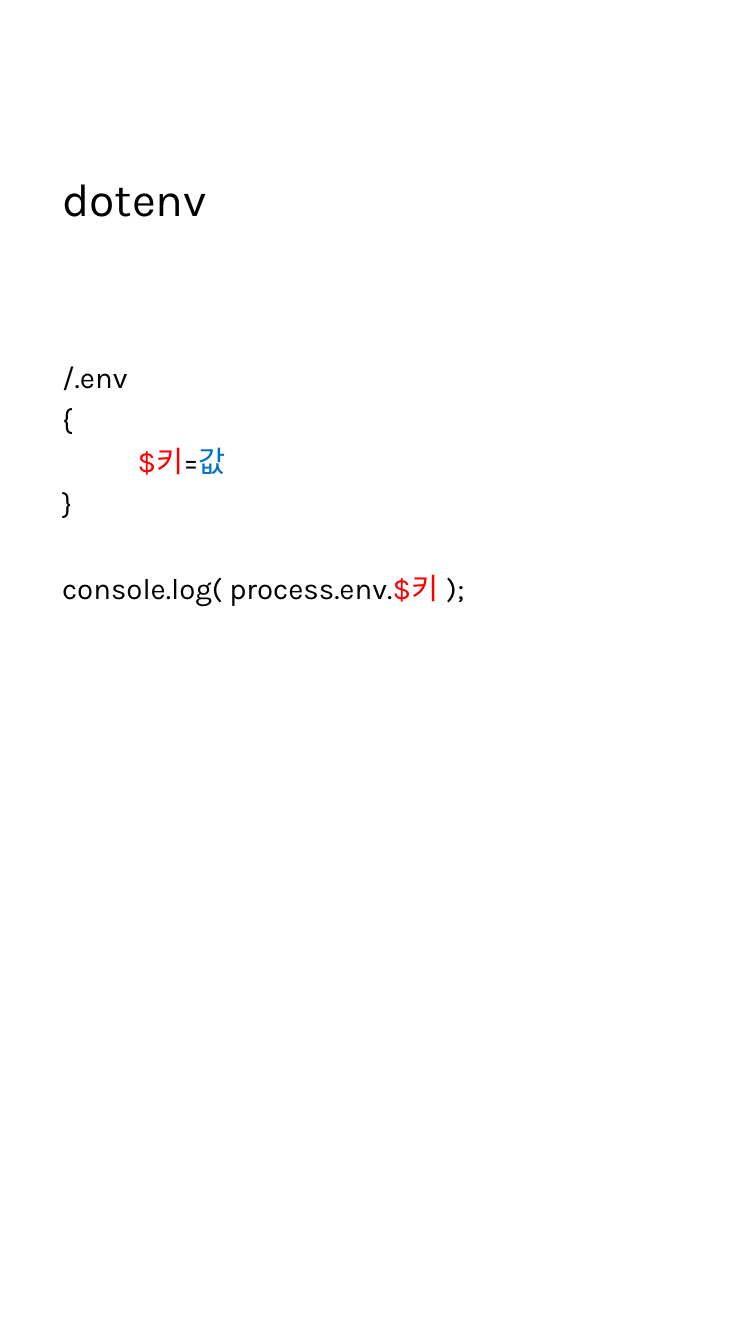
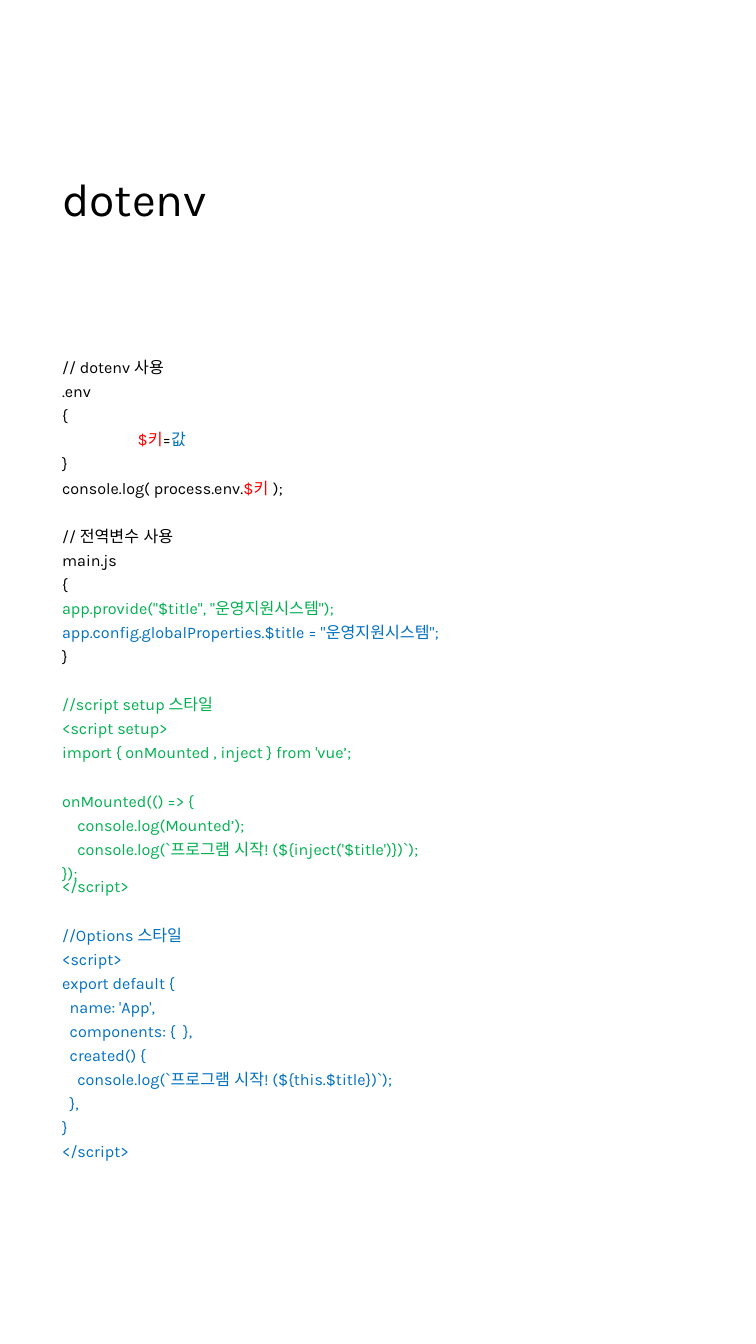
Before and after one commit to 92-seok/wooboWEB-NextJS-migration-, a slide deck: slide 7 of doc/개발환경_설치매뉴얼(Vue.JS).pptx (slide 6 before the commit). Drawn at 756x1344 pixels with LibreOffice and Linux fonts; fonts in the diff are those of the drawing. Boxes give left, top, right and bottom in pixels: in the first picture for what was removed or moved away, otherwise in the second. Text is boxed around its words. In the diff, an @@ line names an element or a change of style, - is before the commit and + after.

```diff
--- a/doc/개발환경_설치매뉴얼(Vue.JS).pptx
+++ b/doc/개발환경_설치매뉴얼(Vue.JS).pptx
@@ text at box(62, 359, 164, 397): text changed; size 21 to 11.6 pt @@
-/.env
+// dotenv 사용
+.env
@@ text at box(62, 431, 269, 498): size 21 to 11.6 pt in "{", "$키=값", "}", "console.log( process.env.$키 );"; line spacing 0.9 to 0.7 @@
@@ text at box(62, 528, 439, 1161): paragraphs added @@
+// 전역변수 사용
+main.js
+{
+app.provide("$title", "운영지원시스템");
+app.config.globalProperties.$title = "운영지원시스템";
+}
+//script setup 스타일
+<script setup>
+import { onMounted , inject } from 'vue’;
+onMounted(() => {
+console.log(Mounted’);
+console.log(`프로그램 시작! (${inject('$title')})`);
+});
+</script>
+//Options 스타일
+<script>
+export default {
+name: 'App',
+components: { },
+created() {
+console.log(`프로그램 시작! (${this.$title})`);
+},
+}
+</script>
```
Also in this commit, not shown: 1 slide added.
